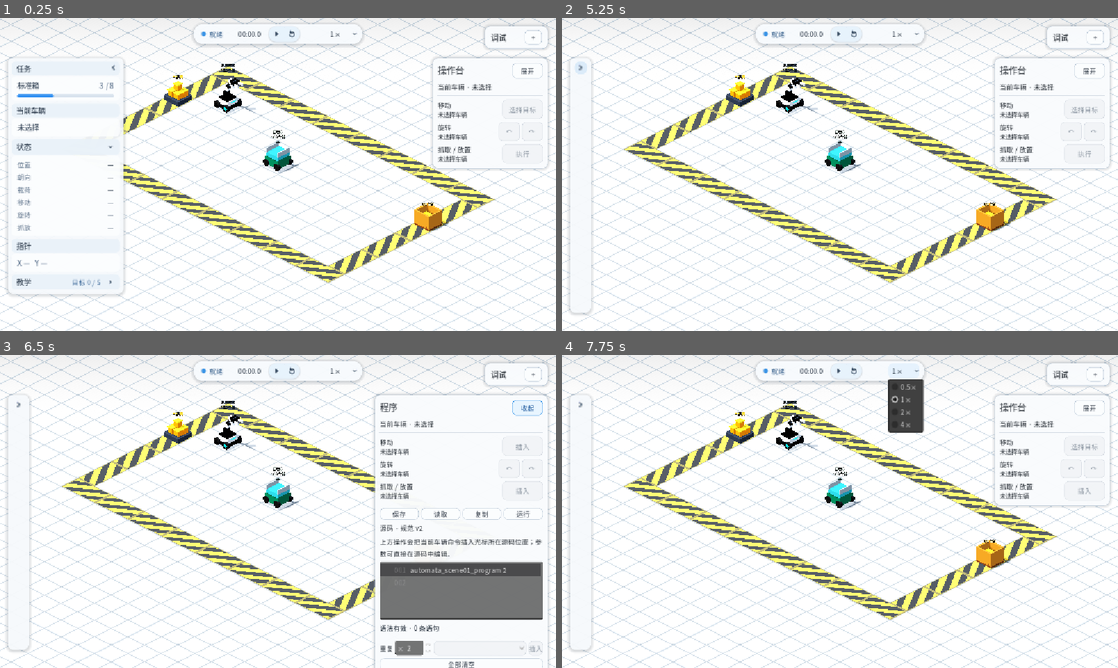
Above: before the commit, frames 1-4 (two rows, left to right).
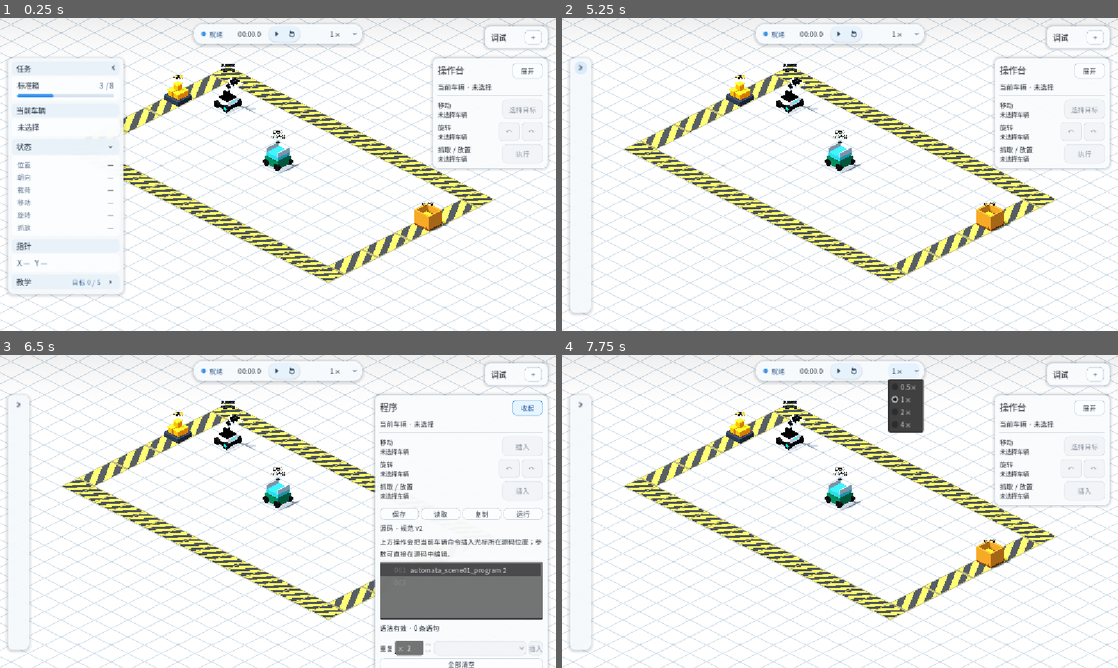
Above: after the commit, the same moments.

Repository: Ri0n72Y/automata
Game: Godot game, scene res://scenes/scene_01/scene_01_basic_packing.tscn
Two runs of this game, one before a commit and one after it. Both use one fixed random seed, a clock stepped at 60 frames per second and the inputs below.
Inputs (mouse positions are in pixels of both pictures, inside the frame that each line leads up to):
- Up to frame 1 (0.25 s): no input
- Up to frame 2 (5.25 s): click (673, 146) at 0.5 s; click (673, 199) at 1.27 s; click "下一步" at 2 s; click "上一步" at 2.75 s; click "跳过教学" at 3.5 s; click "打开教学" at 4.25 s; click (673, 68) at 5 s
- Up to frame 3 (6.5 s): click "展开" at 5.75 s
- Up to frame 4 (7.75 s): click "收起" at 6.5 s; click "1×" at 7.25 s

The runs differ from the first frame. In frame 1, 2.5% of the frame differs, in the area x 22-89%, y 15-85%; in frame 2, 2.8%, in the area x 11-89%, y 15-85%; in frame 3, 2.2%; in frame 4, 2.8%.

Commit message:
refactor(scene-01): tile warning cells with explicit normal shader

Diff:
--- a/scenes/scene_01/materials/warning_stripe_x.tres
+++ b/scenes/scene_01/materials/warning_stripe_x.tres
@@ -1,11 +1,16 @@
-[gd_resource type="StandardMaterial3D" load_steps=2 format=3]
+[gd_resource type="ShaderMaterial" load_steps=4 format=3]
 
-[ext_resource type="Texture2D" path="res://assets/scene_01/warning_stripe.svg" id="1_warning"]
+[ext_resource type="Shader" path="res://shaders/scene_01/floor_surface.gdshader" id="1_shader"]
+[ext_resource type="Texture2D" path="res://assets/scene_01/warning_stripe.svg" id="2_albedo"]
+[ext_resource type="Texture2D" path="res://assets/scene_01/floor_cross_normal.svg" id="3_normal"]
 
 [resource]
-albedo_texture = ExtResource("1_warning")
-metallic = 0.01
-roughness = 0.7
-texture_filter = 5
-texture_repeat = true
-uv1_scale = Vector3(8, 1, 1)
+shader = ExtResource("1_shader")
+shader_parameter/albedo_texture = ExtResource("2_albedo")
+shader_parameter/normal_texture = ExtResource("3_normal")
+shader_parameter/tile_repeat = Vector2(16, 1)
+shader_parameter/tint = Color(1, 1, 1, 1)
+shader_parameter/normal_depth = 1.05
+shader_parameter/roughness_value = 0.7
+shader_parameter/metallic_value = 0.01
+shader_parameter/specular_value = 0.3
